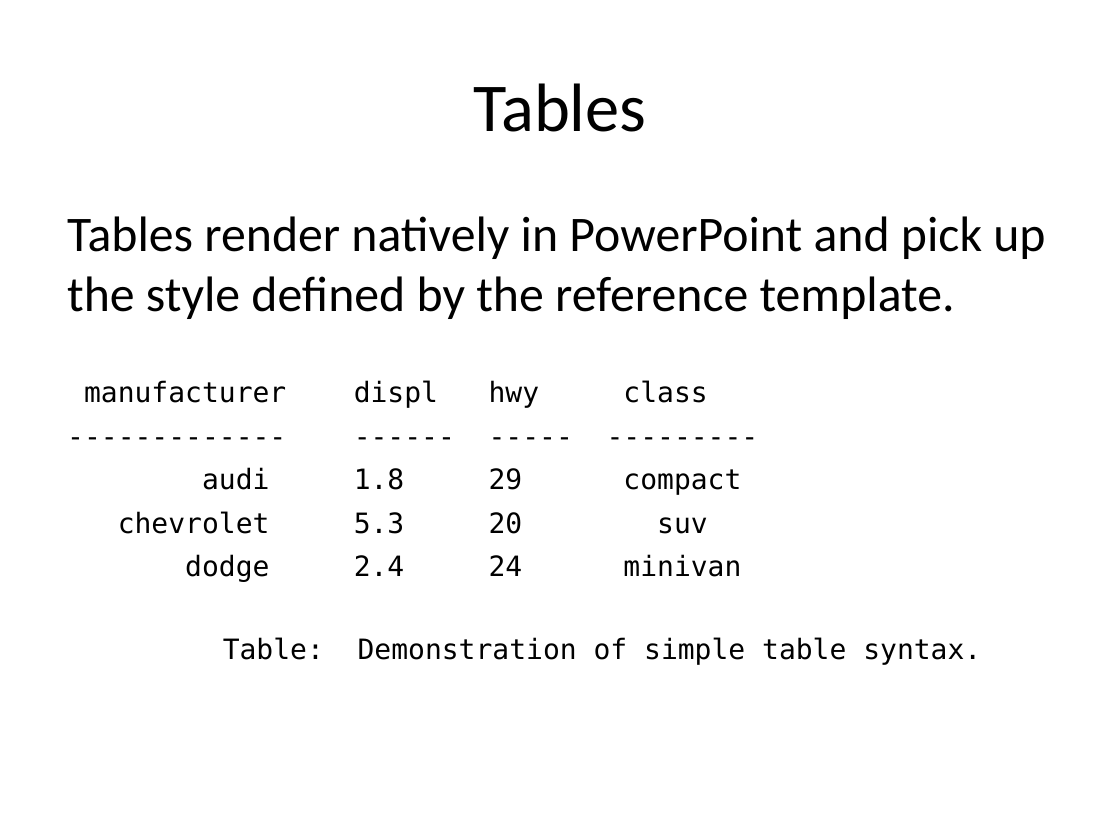
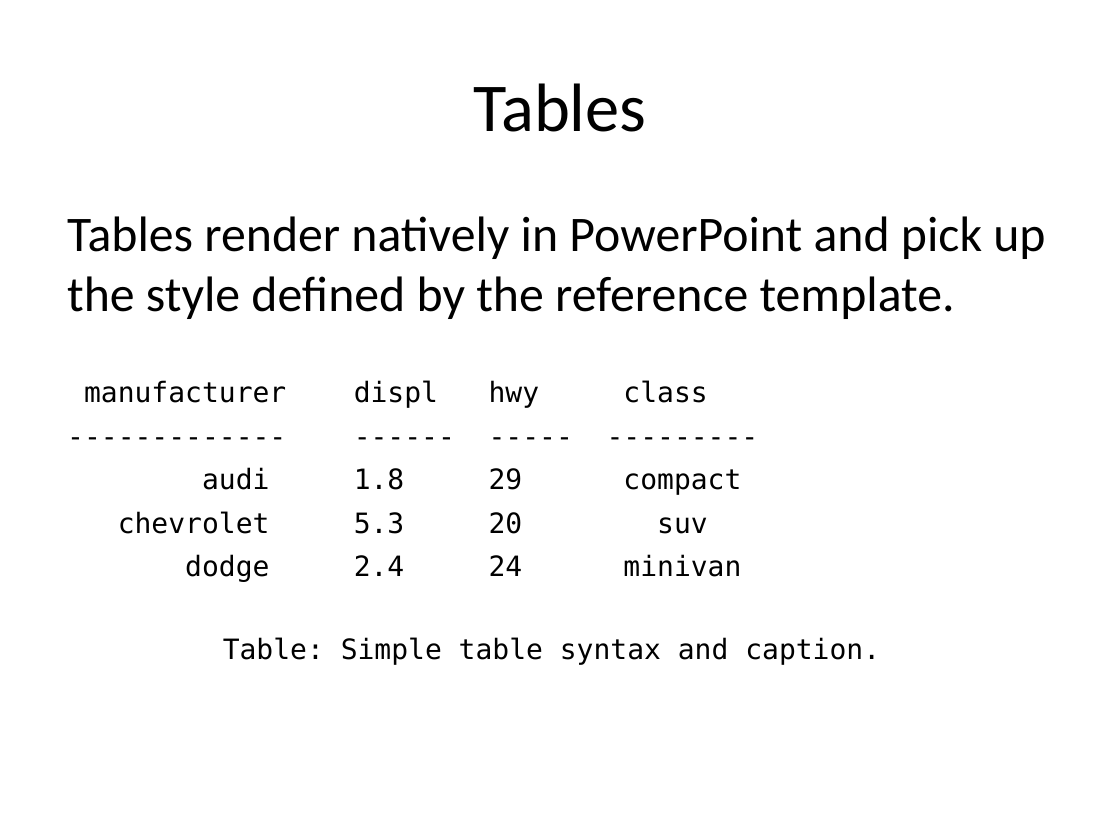
Before and after one commit to sol-eng/powerpoint, a slide deck: slide 12 of tutorial/2d-images-and-tables.pptx. Drawn at 1120x840 pixels with LibreOffice and Linux fonts; fonts in the diff are those of the drawing. Boxes give left, top, right and bottom in pixels: in the first picture for what was removed or moved away, otherwise in the second. Text is boxed around its words. In the diff, an @@ line names an element or a change of style, - is before the commit and + after.

Commit message:
adding table caption

```diff
--- a/tutorial/2d-images-and-tables.pptx
+++ b/tutorial/2d-images-and-tables.pptx
@@ text at bbox=[84, 380, 880, 665]: text changed @@
-manufacturer displ hwy class
-------------- ------ ----- ---------
-audi 1.8 29 compact
-chevrolet 5.3 20 suv
-dodge 2.4 24 minivan
-Table: Demonstration of simple table syntax.
+manufacturer displ hwy class
+------------- ------ ----- ---------
+audi 1.8 29 compact
+chevrolet 5.3 20 suv
+dodge 2.4 24 minivan
+Table: Simple table syntax and caption.
```
Also in this commit, not shown: 1 other slide changed, 3 other files.
